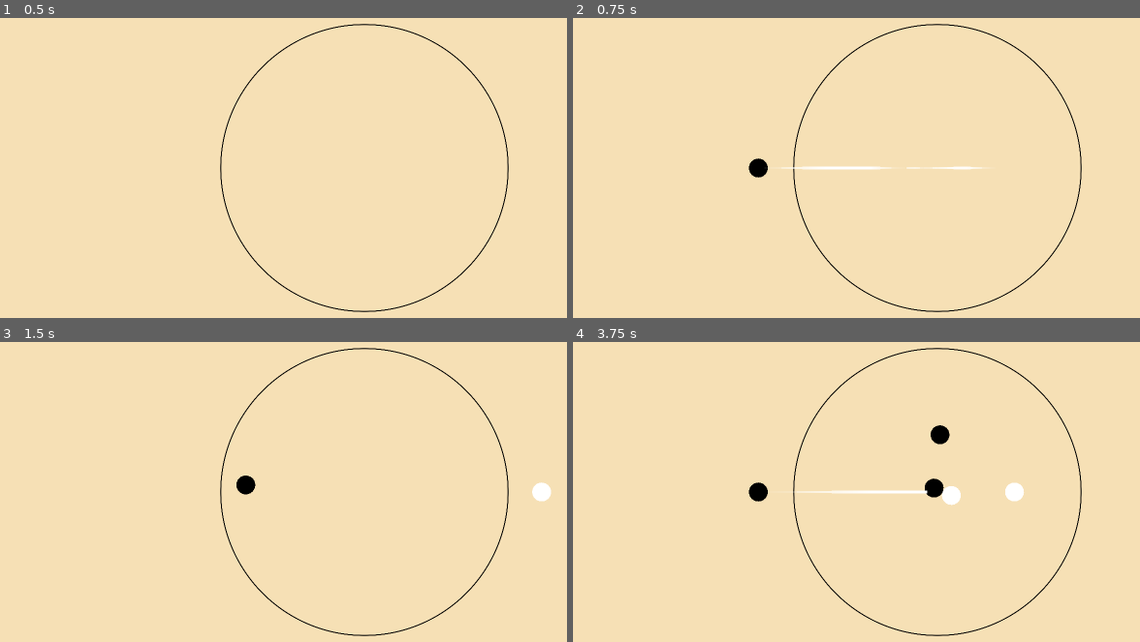
Above: before the commit, frames 1-4 (two rows, left to right).
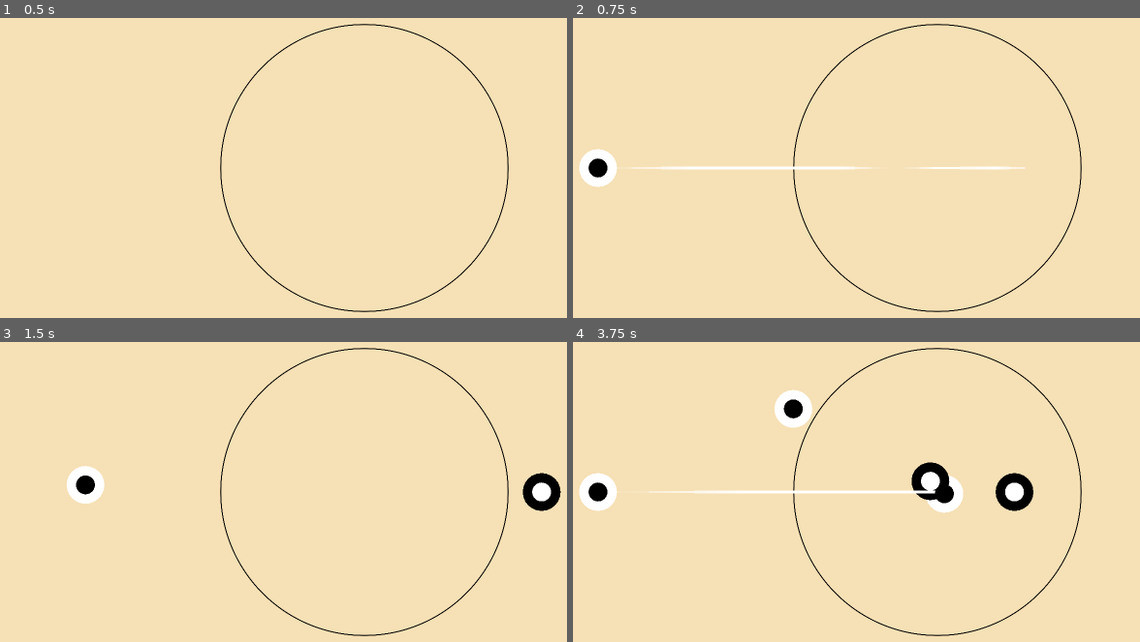
Above: after the commit, the same moments.

Repository: aeriab/Orbital_Go
Game: Godot game, scene res://game/game.tscn
The game is run twice, just before and just after one commit, with the same random seed, the same clock (stepped at 60 frames per second) and the same inputs.
Inputs (mouse positions are in pixels of both pictures, inside the frame that each line leads up to):
- Up to frame 1 (0.5 s): no input
- Up to frame 2 (0.75 s): tap Enter at 0.5 s; move the mouse to (1105, 147) at 0.52 s; press the mouse at (1105, 147) at 0.53 s
- Up to frame 3 (1.5 s): tap Space at 1.25 s; move the mouse to (209, 513) at 1.27 s; release the mouse at (209, 513) at 1.28 s; click (209, 513) at 1.35 s
- Up to frame 4 (3.75 s): move the mouse to (1015, 396) at 2.02 s; press the mouse at (1015, 396) at 2.03 s; move the mouse to (896, 579) at 2.77 s; release the mouse at (896, 579) at 2.78 s; click (896, 579) at 2.85 s; move the mouse to (outside the picture) at 3.52 s; press the mouse at (outside the picture) at 3.53 s

Frame 1 is identical in both runs. In frame 2, 1.3% of the frame differs, in the area x 1-80%, y 43-57%; in frame 3, 1.4%; in frame 4, 3.4%, in the area x 1-82%, y 15-58%.

Commit message:
Borders on the stones

Diff:
--- a/autoloads/Global.gd
+++ b/autoloads/Global.gd
@@ -7,3 +7,6 @@
 var finish_radius: float = 350.0
 
 var game_still_going: bool = true
+
+func inverted_color(c1: Color) -> Color:
+	return Color(1.0 - c1.r, 1.0 - c1.g, 1.0 - c1.b, c1.a)
--- a/connecting_visuals/connecting_line_2d.tscn
+++ b/connecting_visuals/connecting_line_2d.tscn
@@ -1,6 +1,6 @@
 [gd_scene format=3 uid="uid://dmr1dhrxtu8qr"]
 
-[node name="ConnectingLine2D" type="Line2D"]
+[node name="ConnectingLine2D" type="Line2D" unique_id=389902730]
 z_index = 5
 z_as_relative = false
 points = PackedVector2Array(-50, 0, 50, 0)
--- a/game/game.tscn
+++ b/game/game.tscn
@@ -6,24 +6,24 @@
 [ext_resource type="Texture2D" uid="uid://dipl25rh160l8" path="res://game/Orbital_Go_Individual_finish.png" id="4_4fuuu"]
 [ext_resource type="Script" uid="uid://cwfsl25rho6lh" path="res://trajectory/trajectory_trace_handler.gd" id="4_fc0e3"]
 
-[node name="Game" type="Node2D"]
+[node name="Game" type="Node2D" unique_id=1042450003]
 
-[node name="ColorRect" type="ColorRect" parent="."]
+[node name="ColorRect" type="ColorRect" parent="." unique_id=1093015008]
 offset_left = -5351.0
 offset_top = -4355.0
 offset_right = 4778.0
 offset_bottom = 5774.0
 color = Color(0.9647059, 0.8784314, 0.70980394, 1)
 
-[node name="FinishLineSprite" type="Sprite2D" parent="."]
+[node name="FinishLineSprite" type="Sprite2D" parent="." unique_id=355937218]
 scale = Vector2(0.239, 0.239)
 texture = ExtResource("4_4fuuu")
 script = ExtResource("2_dxrkv")
 
-[node name="Camera2D" type="Camera2D" parent="."]
+[node name="Camera2D" type="Camera2D" parent="." unique_id=1627936826]
 zoom = Vector2(0.85, 0.85)
 
-[node name="InputHandler" type="Node2D" parent="." node_paths=PackedStringArray("black_start_spot", "white_start_spot", "trajectory_trace_handler")]
+[node name="InputHandler" type="Node2D" parent="." unique_id=1096041721 node_paths=PackedStringArray("black_start_spot", "white_start_spot", "trajectory_trace_handler")]
 script = ExtResource("2_e2o6t")
 ball_scene = ExtResource("1_80nbo")
 black_start_spot = NodePath("../BlackStartLocation")
@@ -31,15 +31,15 @@
 launch_power_multiplier = 1.0
 trajectory_trace_handler = NodePath("../TrajectoryTraceHandler")
 
-[node name="TrajectoryTraceHandler" type="Node2D" parent="." node_paths=PackedStringArray("trajectory_line")]
+[node name="TrajectoryTraceHandler" type="Node2D" parent="." unique_id=1472672657 node_paths=PackedStringArray("trajectory_line")]
 script = ExtResource("4_fc0e3")
 trajectory_line = NodePath("TrajectoryLine2D")
 
-[node name="TrajectoryLine2D" type="Line2D" parent="TrajectoryTraceHandler"]
+[node name="TrajectoryLine2D" type="Line2D" parent="TrajectoryTraceHandler" unique_id=1750582579]
 default_color = Color(1, 1, 1, 0.11764706)
 
-[node name="BlackStartLocation" type="Node2D" parent="."]
-position = Vector2(-434.768, 0)
+[node name="BlackStartLocation" type="Node2D" parent="." unique_id=1600883736]
+position = Vector2(-824, 0)
 
-[node name="WhiteStartLocation" type="Node2D" parent="."]
+[node name="WhiteStartLocation" type="Node2D" parent="." unique_id=765354191]
 position = Vector2(431.807, 0)
--- a/project.godot
+++ b/project.godot
@@ -12,7 +12,7 @@
 
 config/name="Orbital_Go"
 run/main_scene="uid://b8pt6dxfyal5k"
-config/features=PackedStringArray("4.5", "GL Compatibility")
+config/features=PackedStringArray("4.6", "GL Compatibility")
 
 [autoload]
 
--- a/stone/Stone.gd
+++ b/stone/Stone.gd
@@ -4,8 +4,11 @@
 @export var p1_color: Color = Color.WHITE
 @export var p2_color: Color = Color.BLACK
 
-@onready var polygon_2d: Polygon2D = $Polygon2D
-@onready var red_indicator_polygon_2d: Polygon2D = $RedIndicatorPolygon2D
+#@export var p1_outline_color
+
+@export var stone_polygon_2d: Polygon2D
+@export var outline_polygon_2d: Polygon2D
+@export var red_indicator_polygon_2d: Polygon2D
 
 var team: String = ""
 
@@ -26,11 +29,13 @@
 func _ready():
 
 	if (Global.is_black_turn):
-		polygon_2d.self_modulate = p1_color
+		stone_polygon_2d.color = p1_color
+		outline_polygon_2d.color = Global.inverted_color(p1_color)
 		team = "White"
 		add_to_group("White")
 	else:
-		polygon_2d.self_modulate = p2_color
+		stone_polygon_2d.color = p2_color
+		outline_polygon_2d.color = Global.inverted_color(p2_color)
 		team = "Black"
 		add_to_group("Black")
 
@@ -64,11 +69,11 @@
 # Returns this stone's shape polygon in world-space coordinates.
 # StoneManager calls this when painting onto the grid.
 func get_world_polygon() -> PackedVector2Array:
-	var local_points = polygon_2d.polygon
+	var local_points = stone_polygon_2d.polygon
 	var world_points = PackedVector2Array()
 	for point in local_points:
 		# Transform from Polygon2D local space → world space
-		world_points.append(polygon_2d.global_transform * point)
+		world_points.append(stone_polygon_2d.global_transform * point)
 	return world_points
 
 
--- a/stone/Stone.tscn
+++ b/stone/Stone.tscn
@@ -1,25 +1,39 @@
-[gd_scene load_steps=3 format=3 uid="uid://ca8du4avx1yur"]
+[gd_scene format=3 uid="uid://ca8du4avx1yur"]
 
 [ext_resource type="Script" uid="uid://bcwvk66op7nba" path="res://stone/Stone.gd" id="1_q1k2p"]
 
 [sub_resource type="CircleShape2D" id="CircleShape2D_803en"]
 radius = 23.0
 
-[node name="Stone" type="RigidBody2D"]
+[node name="Stone" type="RigidBody2D" unique_id=665321105 node_paths=PackedStringArray("stone_polygon_2d", "outline_polygon_2d", "red_indicator_polygon_2d")]
 self_modulate = Color(0.2393471, 0.23934716, 0.23934707, 1)
+z_as_relative = false
 gravity_scale = 0.0
 linear_damp = 1.0
 script = ExtResource("1_q1k2p")
+stone_polygon_2d = NodePath("StonePolygon2D")
+outline_polygon_2d = NodePath("StonePolygon2D/OutlinePolygon2D")
+red_indicator_polygon_2d = NodePath("RedIndicatorPolygon2D")
 paint_radius = 0.001
 
-[node name="CollisionShape2D" type="CollisionShape2D" parent="."]
+[node name="CollisionShape2D" type="CollisionShape2D" parent="." unique_id=676780668]
 shape = SubResource("CircleShape2D_803en")
 
-[node name="Polygon2D" type="Polygon2D" parent="."]
+[node name="StonePolygon2D" type="Polygon2D" parent="." unique_id=1311104513]
+z_index = 1
+z_as_relative = false
 scale = Vector2(2.3, 2.3)
 polygon = PackedVector2Array(10.015625, 0.0234375, 9.6328125, -2.6640625, 8.63281, -5.0437517, 7.045311, -7.060931, 4.9 …(431 unchanged characters)…
 
-[node name="RedIndicatorPolygon2D" type="Polygon2D" parent="."]
+[node name="OutlinePolygon2D" type="Polygon2D" parent="StonePolygon2D" unique_id=753561829]
+z_as_relative = false
+scale = Vector2(2, 2)
+color = Color(0, 0, 0, 1)
+polygon = PackedVector2Array(10.015625, 0.0234375, 9.6328125, -2.6640625, 8.63281, -5.0437517, 7.045311, -7.060931, 4.982814, -8.632806, 2.5671902, -9.6249895, 0.02031517, -9.992177, -2.6124973, -9.632802, -5.073435, -8.6406145, -7.073432, -7.03749, -8.643744, -4.990615, -9.628119, -2.63124, -9.987494, 0.017197609, -9.621861, 2.603135, -8.645299, 5.040635, -7.065612, 7.079698, -4.9796743, 8.681261, -2.5577993, 9.689074, 0.02032566, 9.985949, 2.6218882, 9.673449, 5.0359507, 8.634386, 7.0984488, 7.0484476, 8.660949, 5.009385, 9.660949, 2.5484478)
+
+[node name="RedIndicatorPolygon2D" type="Polygon2D" parent="." unique_id=295062106]
+z_index = 1
+z_as_relative = false
 scale = Vector2(2.3, 2.3)
 color = Color(1, 0, 0, 0)
 polygon = PackedVector2Array(10.015625, 0.0234375, 9.6328125, -2.6640625, 8.63281, -5.0437517, 7.045311, -7.060931, 4.9 …(431 unchanged characters)…
--- a/trajectory/trajectory_line_2d.tscn
+++ b/trajectory/trajectory_line_2d.tscn
@@ -1,6 +1,6 @@
 [gd_scene format=3 uid="uid://dw2pd6ic7xonj"]
 
-[node name="TrajectoryLine2D" type="Line2D"]
+[node name="TrajectoryLine2D" type="Line2D" unique_id=550214469]
 z_index = 5
 z_as_relative = false
 points = PackedVector2Array(-50, 0, 50, 0)
Not shown: 1 places in game/game.tscn that only renumber resources
